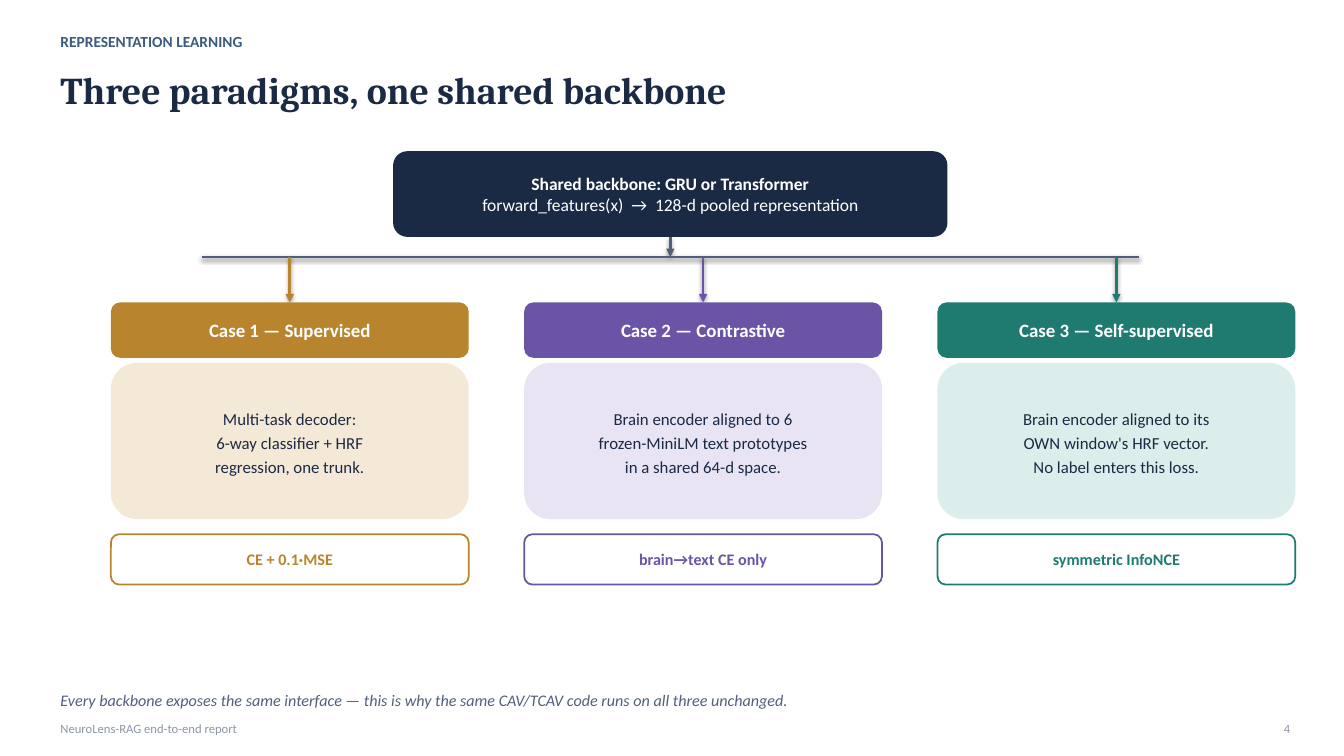
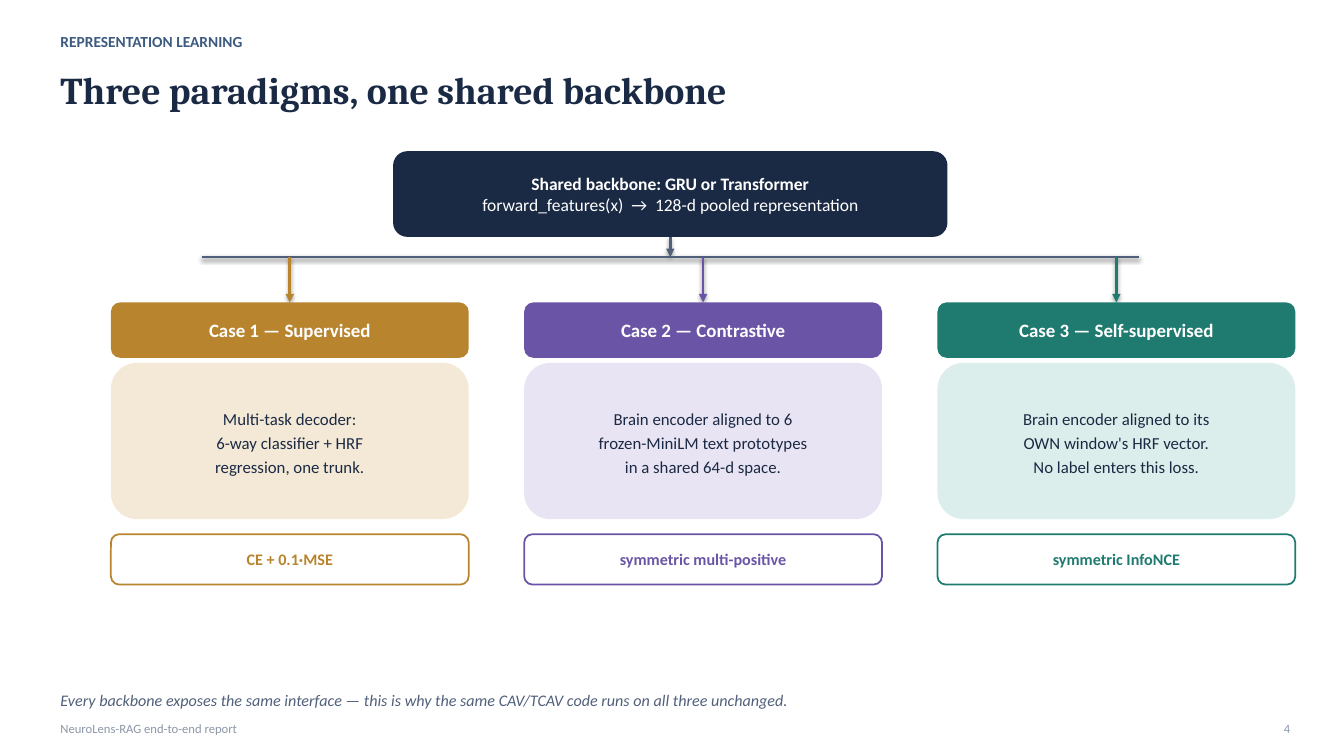
Before and after one commit to govinda-umd/NeuroLens-RAG, a slide deck: slide 4 of docs/NeuroLens-RAG-flowchart.pptx. Drawn at 1344x756 pixels with LibreOffice and Linux fonts; fonts in the diff are those of the drawing. Boxes give left, top, right and bottom in pixels: in the first picture for what was removed or moved away, otherwise in the second. Text is boxed around its words. In the diff, an @@ line names an element or a change of style, - is before the commit and + after.

Commit message:
Fix Case 2 loss description: symmetric multi-positive, not asymmetric brain-to-text CE
The report and deck described Case 2 using the original, simpler
brain-to-text-only design -- but the actual checkpoints behind every Case 2
number in both documents (results/case2_bootstrap_30resamples.json, GRU
0.900/Transformer 0.918) were trained with the symmetric multi-positive
loss (L = 1/2(L_b2t + L_t2b), commit f1bb28f), not that original design.
Verified precisely: notebook 13's asymmetric run is a separate, earlier,
unpaired exploration (GRU 0.877, doesn't match) -- not the source of these
numbers. Fixed the description in both the report and the deck's slide 4.

```diff
--- a/docs/NeuroLens-RAG-flowchart.pptx
+++ b/docs/NeuroLens-RAG-flowchart.pptx
@@ text in rounded rectangle at [620,553,786,568]: text changed @@
-brain→text CE only
+symmetric multi-positive
```
Also in this commit, not shown: 1 other file.
